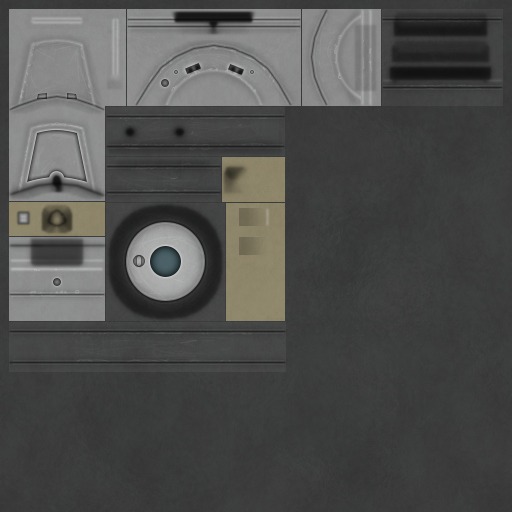
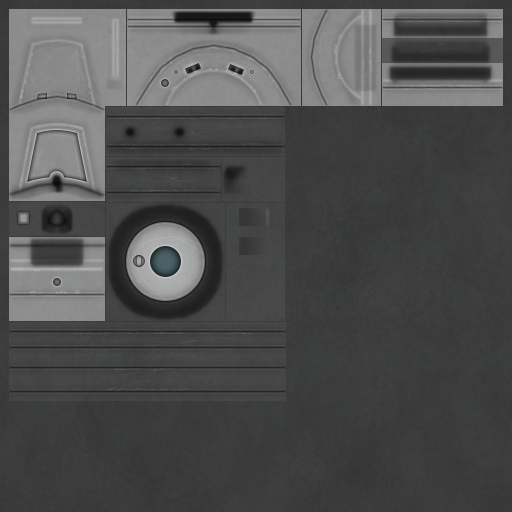
Layers edited between the first and the second 512x512 image:
painted on "high 1" over [20, 77, 503, 227]
painted on "b" (2nd of 6, in "b") over [10, 347, 285, 392]
painted on "b highre" over [73, 18, 483, 392]
painted on "b high" over [9, 17, 503, 395]
painted on "b grime 2" over [116, 42, 476, 389]
painted on "b grime 1" over [8, 342, 286, 401]
painted on "b" (6th of 6) over [9, 9, 503, 401]
